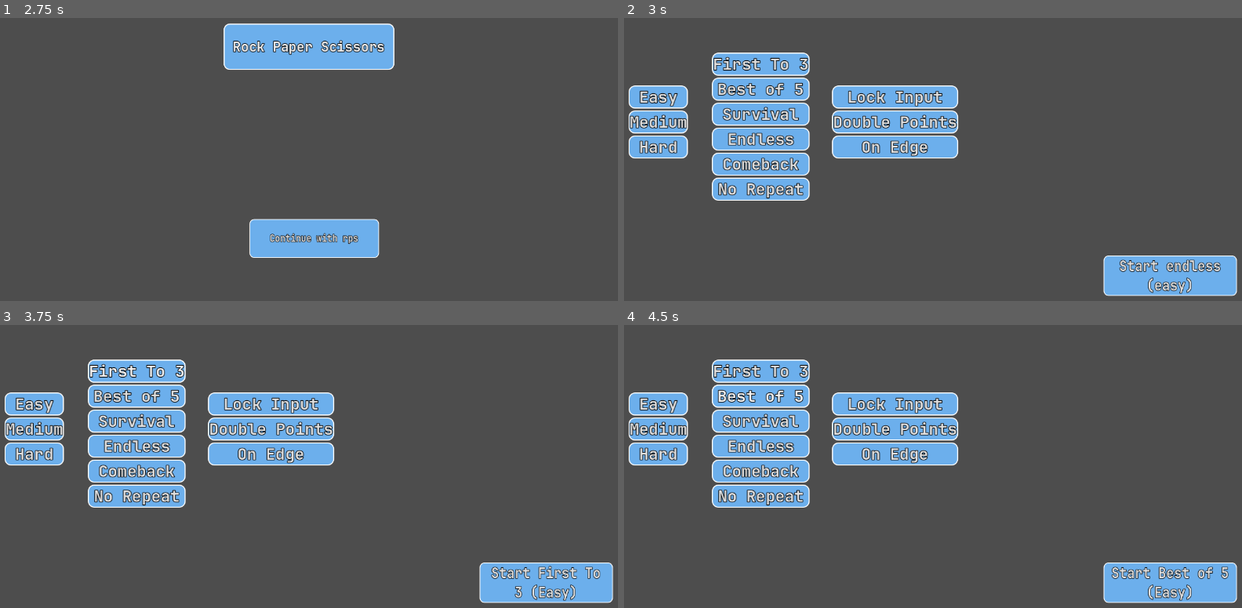
Above: before the commit, frames 1-4 (two rows, left to right).
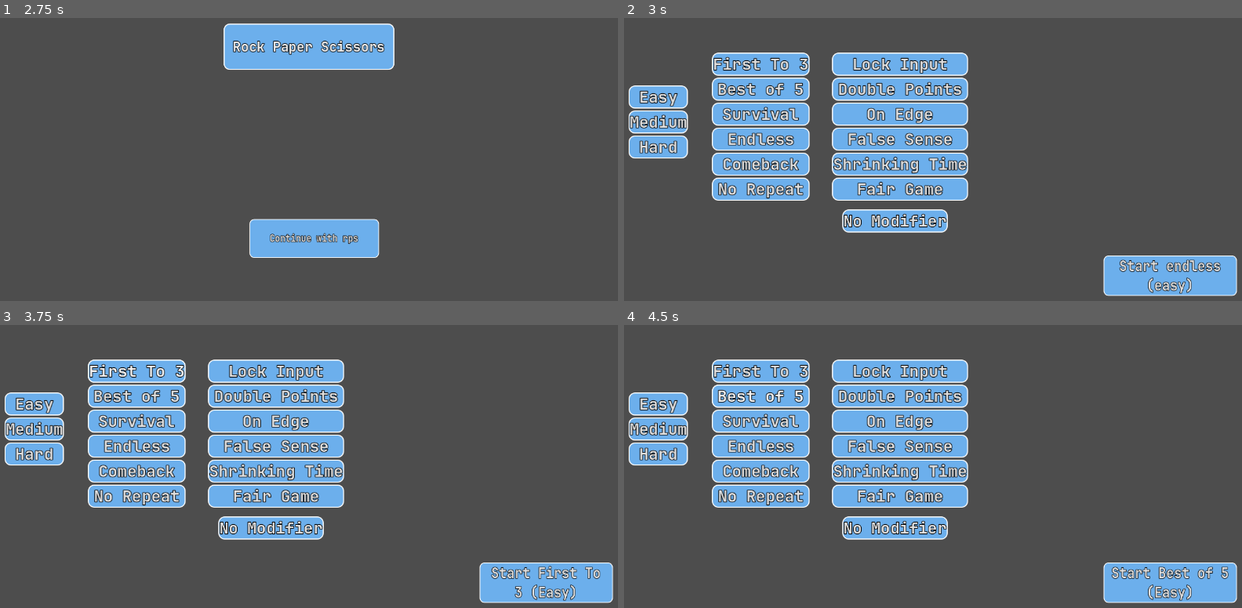
Above: after the commit, the same moments.

Repository: corporal1chicken/godot-project
Game: Godot game, scene res://world.tscn
The game is run twice, just before and just after one commit, with the same random seed, the same clock (stepped at 60 frames per second) and the same inputs.
Inputs:
- Up to frame 1 (2.75 s): click "play" at 0.5 s; click "Game Selection" at 1.25 s; click "Rock Paper Scissors" at 2 s
- Up to frame 2 (3 s): click "Continue with rps" at 2.75 s
- Up to frame 3 (3.75 s): click "First To 3" at 3.5 s
- Up to frame 4 (4.5 s): click "Best of 5" at 4.25 s

Frame 1 is identical in both runs. In frame 2, 11% of the frame differs, in the area x 33-56%, y 12-76%; in frame 3, 11%; in frame 4, 11%.

Commit message:
Small Refactor

Diff:
--- a/games/rps/helpers/ai.gd
+++ b/games/rps/helpers/ai.gd
@@ -1,14 +1,4 @@
 extends Node
-
-# Planning AI
-# 1. Choose Random Move
-# 2. Counter Last Move
-# 3. Counter Most Common In The Last 7 Moves
-# 4. Counter Random In The Last 5 Moves
-# 5. Play The Same Move As Last
-# 6. Play The Player's Last Move
-# 7. Lose To Player's Move
-# 8. Counter Player Move If Repeating More Than 3 Times
 
 @export var test_mode: bool = false
 
@@ -22,6 +12,6 @@
 	else:
 		move = MOVES.pick_random()
 
-	$"../ai_move".text = "AI picked " + move + " | your move: " + player_move
+	$"../ai_move".text = "AI picked %s against your %s" % [move, player_move]
 
 	return move
--- a/games/rps/helpers/gamemode.gd
+++ b/games/rps/helpers/gamemode.gd
@@ -1,9 +1,94 @@
 extends Node
 
-# Could likely set a current_gamemode with a match function
-# Could create gamemode start and end functions
-# i.e. comeback_start() that sets AI points to 3
+# Each gamemode has a start() and a rules() function. instead of one giant
+# if/elif statement
 
+var rules: Dictionary = {
+	"best_of" = _best_of_rules,
+	"survival" = _survival_rules,
+	"comeback" = _comeback_rules,
+	"first_to" = _first_to_rules,
+	"no_repeat" = _no_repeat_rules
+}
+
+var gamemode: Dictionary
+var modifier
+
+func _gamemode_edit(game_stats: Dictionary):
+	for key in game_stats.keys():
+		if gamemode.get(key):
+			game_stats[key] = gamemode.get(key)
+
+	return game_stats
+
+func _modifier_edit(game_stats: Dictionary):
+	if modifier != null:
+		var key = modifier.get("key")
+
+		game_stats["modifiers_active"].append(key)
+
+		if key == "double_points":
+			game_stats.points_on_win *= 2
+		elif key == "less_time":
+			game_stats.timer_length = 5
+
+	return game_stats
+
+func setup_game(default_game_stats, chosen_gamemode, chosen_modifier, chosen_difficulty) -> Dictionary:
+	var new_game_stats = default_game_stats.duplicate(true)
+
+	gamemode = chosen_gamemode
+	modifier = chosen_modifier
+
+	new_game_stats.timer_length = chosen_difficulty.timer_length
+
+	var gamemode_edit_stats = _gamemode_edit(new_game_stats)
+	var final_edit_stats = _modifier_edit(gamemode_edit_stats)
+
+	return final_edit_stats
+
+func check_rules(game_state: Dictionary) -> Array:
+	var key = gamemode.get("key")
+
+	if rules.has(key):
+		return rules[key].call(game_state)
+
+	return [false, ""]
+
+func _best_of_rules(game_state: Dictionary):
+	if game_state.rounds_played == gamemode.total_rounds:
+		return [true, "Max rounds played!"]
+
+	return [false, ""]
+
+func _survival_rules(game_state: Dictionary):
+	if game_state.current_streak == 0 and game_state.rounds_played != 0:
+		return [true, ("You lost your %d streak!" % [game_state.current_streak])]
+
+	return [false, ""]
+
+func _comeback_rules(game_state: Dictionary):
+	if game_state.rounds_played == gamemode.total_rounds:
+		return [true, "Max rounds played"]
+	else:
+		if game_state.computer_score == gamemode.max_score:
+			return [true, "AI got 7 points"]
+
+	return [false, ""]
+
+func _first_to_rules(game_state: Dictionary):
+	if game_state.player_score == gamemode.max_score or game_state.computer_score == gamemode.max_score:
+		return [true, ("%s reached %d points!" % ["You" if game_state.player_score > game_state.computer_score else "AI", gamemode.max_score])]
+
+	return [false, ""]
+
+func _no_repeat_rules(game_state: Dictionary):
+	if game_state.rounds_played > 1 and game_state.player_move == game_state.player_history[-2]:
+		return [true, ("You played %s twice in a row!" % [game_state.player_move])]
+
+	return [false, ""]
+
+"""
 var gamemode_info: Dictionary
 var modifier_info
 
@@ -64,3 +149,4 @@
 			return [true, ("You played %s twice in a row!" % [state.player_move])]
 
 	return [false, ""]
+"""
--- a/games/rps/screens/main/main.gd
+++ b/games/rps/screens/main/main.gd
@@ -1,7 +1,4 @@
 extends Control
-
-# Could have a retrieve_information so gamemode_info and difficulty_info
-# are no longer needed here
 
 @export var ai: Node
 @export var results: Node
@@ -25,6 +22,7 @@
 	player_history = [],
 
 	draws = 0,
+	losses = 0,
 	current_streak = 0,
 	best_streak = 0,
 
@@ -37,14 +35,15 @@
 	points_on_win = 1,
 	points_on_loss = 1,
 	rounds_played = 0,
-	total_playtime = 0.0
+	max_rounds = "inf",
+	total_playtime = 0.0,
+	override_timer_length = false,
+	new_timer_length = 5.0,
+
+	modifiers_active = []
 }
 
 var game_stats: Dictionary
-
-var gamemode_info: Dictionary
-var difficulty_info: Dictionary
-var modifier_info: Dictionary
 
 var game_ended = false
 
@@ -92,7 +91,7 @@
 		_on_continue_pressed()
 		$continue.grab_focus()
 	elif event.is_action_pressed("rps_overlay"):
-		$overlay.visible = not$overlay.visible
+		$overlay.visible = not $overlay.visible
 
 	pass
 
@@ -100,20 +99,15 @@
 func _on_move_pressed(move: String):
 	game_stats.player_move = move
 
-	if game_stats.get("lock_input"):
+	if game_stats.modifiers_active.has("lock_input"):
 		_toggle_moves_button(true)
-
-	pass
 
 func _on_continue_pressed():
 	_main_loop()
-
-	pass
 
 func _on_quit_pressed():
 	Signals.change_sub_screen.emit("main", "options")
 	_end_game("", false)
-	pass
 
 # Helper Functions
 func _determine_streak(outcome: String):
@@ -128,26 +122,20 @@
 
 		game_stats.current_streak = 0
 
-	pass
-
 func _update_round_text():
 	$score_count.text = "player: %d | AI: %d" % [game_stats.player_score, game_stats.computer_score]
 	$overlay/streak.text = "streak: %d\nbest: %d" % [game_stats.current_streak, game_stats.best_streak]
-	$overlay/rounds_played.text = "round\n" + str(game_stats.rounds_played) + "/" + str(gamemode_info.get("total_rounds"))
-
-	pass
+	$overlay/rounds_played.text = "round\n" + str(game_stats.rounds_played) + "/" + str(game_stats.max_rounds)
 
 func _get_winner():
 	if game_stats.player_move == "":
-		$round_end.text = "you didn't pick a move [-1 to you, +1 to AI]"
+		$round_end.text = "You didn't pick a move. [-1 to you, +1 to AI]"
 		game_stats.computer_score += game_stats.points_on_win
 		game_stats.player_score -= game_stats.points_on_loss
 	elif game_stats.player_move == game_stats.computer_move:
 		game_stats.draws += 1
 
-		# Not happy with referencing modifier_info here, will likely change
-		# to a "check_rules" in gamemode.gd for both gamemode and modifiers
-		if modifier_info.get("key") == "on_edge":
+		if game_stats.modifiers_active.has("on_edge"):
 			if randf() < 0.5:
 				$round_end.text = "Draw but you got On Edge Modifier! [-1 to you]"
 				game_stats.player_score -= 1
@@ -161,9 +149,20 @@
 		game_stats.player_score += game_stats.points_on_win
 		_determine_streak("win")
 	else:
-		$round_end.text = "you lose! " + game_stats.computer_move + " beats " + game_stats.player_move + ". [+1 to AI]"
-		game_stats.computer_score += game_stats.points_on_loss
-		_determine_streak("loss")
+		if game_stats.modifiers_active.has("fair_game"):
+			if game_stats.rounds_played > 0 and game_stats.rounds_played % 3 == 0:
+				$round_end.text = "You lost but you have Fair Game active! [+%d, +1 additional to AI]" % [game_stats.points_on_loss]
+				game_stats.computer_score += (game_stats.points_on_loss + 1)
+				game_stats.losses += 1
+				_determine_streak("loss")
+		elif game_stats.modifiers_active.has("false_sense"):
+			$round_end.text = "You lost, but you have False Sense active! Loss not counted."
+			game_stats.modifiers_active.erase("false_sense")
+		else:
+			$round_end.text = "You lost! [+%d to AI]" % [game_stats.points_on_loss]
+			game_stats.computer_score += game_stats.points_on_loss
+			game_stats.losses += 1
+			_determine_streak("loss")
 
 	if game_stats.player_move != "":
 		game_stats.player_history.append(game_stats.player_move)
@@ -187,30 +186,28 @@
 	pass
 
 func _end_round():
+	game_stats.rounds_played += 1
+
 	_get_winner()
 	_toggle_moves_button(true)
 
 	$continue.visible = true
 	$round_end.visible = true
 
-	game_stats.rounds_played += 1
-
 	if game_stats.player_move != "":
 		game_stats.played_moves[game_stats.player_move] = game_stats.played_moves.get(game_stats.player_move) + 1
 
+	if game_stats.modifiers_active.has("less_time"):
+		if game_stats.timer_length != 1:
+			game_stats.timer_length -= 0.2
+
 	_update_round_text()
 
 	pass
 
 func start_game(chosen_gamemode: Dictionary, chosen_difficulty: Dictionary, chosen_modifier):
-	gamemode_info = chosen_gamemode
-	difficulty_info = chosen_difficulty
-
-	if chosen_modifier != null:
-		modifier_info = chosen_modifier
-
-	gamemode.set_game_info(chosen_gamemode, chosen_modifier)
-	game_stats = gamemode.edit_game_stats(default_game_stats)
+
+	game_stats = gamemode.setup_game(default_game_stats, chosen_gamemode, chosen_modifier, chosen_difficulty)
 
 	_update_round_text()
 	_main_loop()
@@ -242,7 +239,7 @@
 func _main_loop():
 	_start_round()
 
-	timer.start(difficulty_info.timer_length)
+	timer.start(game_stats.timer_length)
 	await timer.timeout
 
 	game_stats.computer_move = ai.get_computer_move(game_stats.player_move)
--- a/games/rps/screens/options/options.gd
+++ b/games/rps/screens/options/options.gd
@@ -4,19 +4,19 @@
 	"easy" = {
 		"key" = "easy",
 		"text" = "Easy",
-		"rules" = "Rules:\n- 12s timer",
+		"description" = "Rules:\n- 12s timer",
 		"timer_length" = 12
 	},
 	"medium" = {
 		"key" = "medium",
 		"text" = "Medium",
-		"rules" = "Rules:\n- 8s timer",
+		"description" = "Rules:\n- 8s timer",
 		"timer_length" = 8
 	},
 	"hard" = {
 		"key" = "hard",
 		"text" = "Hard",
-		"rules" = "Rules:\n- 4s timer",
+		"description" = "Rules:\n- 4s timer",
 		"timer_length" = 4
 	}
 }
@@ -25,41 +25,41 @@
 	"first_to" = {
 		"key" = "first_to",
 		"text" = "First To 3",
-		"rules" = "Rules:\n- Infinite Rounds\n- Game ends when soeone reaches 3 points",
+		"description" = "Rules:\n- Infinite Rounds\n- Game ends when soeone reaches 3 points",
 		"total_rounds" = "inf",
 		"max_score" = 3
 	},
 	"best_of" = {
 		"key" = "best_of",
 		"text" = "Best of 5",
-		"rules" = "Rules:\n- Total of 5 Rounds",
+		"description" = "Rules:\n- Total of 5 Rounds",
 		"total_rounds" = 5
 	},
 	"survival" = {
 		"key" = "survival",
 		"text" = "Survival",
-		"rules" = "Rules:\n- Double points\n- Game ends when you lose your streak",
+		"description" = "Rules:\n- Double points\n- Game ends when you lose your streak",
 		"total_rounds" = "inf",
 		"points_on_win" = 2
 	},
 	"endless" = {
 		"key" = "endless",
 		"text" = "Endless",
-		"rules" = "Rules:\n- There are mone",
+		"description" = "Rules:\n- There are mone",
 		"total_rounds" = "inf"
 	},
 	"comeback" = {
 		"key" = "comeback",
 		"text" = "Comeback",
-		"rules" = "Rules:\n- Total is 7 Rounds\n- AI starts on 3 points\n- Game ends when someone reaches 7 points",
+		"description" = "Rules:\n- Total is 7 Rounds\n- AI starts on 3 points\n- Game ends when someone reaches 7 points",
 		"total_rounds" = 8,
 		"max_score" = 7,
-		"starting_points" = 3
+		"computer_score" = 3
 	},
 	"no_repeat" = {
 		"key" = "no_repeat",
 		"text" = "No Repeat",
-		"rules" = "Rules:\n- Infinite Rounds\n- Game ends when you play the same move twice in a row",
+		"description" = "Rules:\n- Infinite Rounds\n- Game ends when you play the same move twice in a row",
 		"total_rounds" = "inf"
 	},
 }
@@ -68,17 +68,32 @@
 	"lock_input" = {
 		"key" = "lock_input",
 		"text" = "Lock Input",
-		"rules" = "Once you pick your move, there's no switching!"
+		"description" = "Once you pick your move, there's no switching!"
 	},
 	"double_points" = {
 		"key" = "double_points",
 		"text" = "Double Points",
-		"rules" = "+2 for every win"
+		"description" = "+2 for every win."
 	},
 	"on_edge" = {
 		"key" = "on_edge",
 		"text" = "On Edge",
-		"rules" = "Every draw yields a 50% chance to lose 1 point"
+		"description" = "Every draw yields a 50% chance to lose 1 point."
+	},
+	"false_sense" = {
+		"key" = "false_sense",
+		"text" = "False Sense",
+		"description" = "Your first loss doesn't count!"
+	},
+	"less_time" = {
+		"key" = "less_time",
+		"text" = "Shrinking Time",
+		"description" = "The timer starts at 5s and decreases by -0.2s every round, down to 1s!"
+	},
+	"fair_game" = {
+		"key" = "fair_game",
+		"text" = "Fair Game",
+		"description" = "AI will get 1 point every 3 rounds"
 	}
 }
 
@@ -90,7 +105,7 @@
 	for key in gamemode_config.keys():
 		var button = _create_button(
 			gamemode_config[key].key,
-			gamemode_config[key].rules,
+			gamemode_config[key].description,
 			gamemode_config[key].text,
 			$gamemodes
 		)
@@ -100,7 +115,7 @@
 	for key in difficulty_config.keys():
 		var button = _create_button(
 			difficulty_config[key].key,
-			difficulty_config[key].rules,
+			difficulty_config[key].description,
 			difficulty_config[key].text,
 			$difficulties
 		)
@@ -110,7 +125,7 @@
 	for key in modifier_config.keys():
 		var button = _create_button(
 			modifier_config[key].key,
-			modifier_config[key].rules,
+			modifier_config[key].description,
 			modifier_config[key].text,
 			$modifiers
 		)
@@ -140,6 +155,9 @@
 
 	$start.text = "Start " + gamemode_config.get(chosen_gamemode).text + " (" + difficulty_config.get(chosen_difficulty).text + ")"
 
+func _on_no_modifier_pressed():
+	chosen_modifier = ""
+
 func get_selected_options() -> Dictionary:
 	return {
 		difficulty = difficulty_config[chosen_difficulty],
--- a/games/rps/screens/options/options.tscn
+++ b/games/rps/screens/options/options.tscn
@@ -91,3 +91,21 @@
 theme_override_styles/focus = ExtResource("6_7pns4")
 text = "Start endless (easy)"
 autowrap_mode = 3
+
+[node name="no_modifier" type="Button" parent="."]
+layout_mode = 0
+offset_left = 454.0
+offset_top = 530.0
+offset_right = 669.0
+offset_bottom = 577.0
+tooltip_text = "Rules:
+- Total of 5 Rounds"
+theme_override_constants/outline_size = 5
+theme_override_font_sizes/font_size = 32
+theme_override_styles/normal = ExtResource("3_7pfc7")
+theme_override_styles/pressed = ExtResource("4_p5u1t")
+theme_override_styles/hover = ExtResource("5_jlsk3")
+theme_override_styles/focus = ExtResource("6_7pns4")
+text = "No Modifier"
+
+[connection signal="pressed" from="no_modifier" to="." method="_on_no_modifier_pressed"]
--- a/scenes/ui_contoller/ui_contoller.gd
+++ b/scenes/ui_contoller/ui_contoller.gd
@@ -1,18 +1,8 @@
 extends Node
 
-# Next Feature:
-# - Achievements
-# - Second Minigame (Calibration Style, get a question and quickly give answer)
-
 # Bugs/To Do
-# - [✓] Some UI not changed
-# - [✓] Results screen is broken
-# - [✓] Quit button for midgame
-# - [✓] Overlay for details on what you're playing (mode, difficulty, modifier)
-# - [✓] Capitalisation for some buttons
-# - [] If the pause menu is closed, whilst the control is open, bugs out
-# - [] Could differentiate focus/pressed styles for buttons better
-# - [] Rock Paper Scissors AI
+# - False Sense modifier is probably broken
+# - Rounds counter doesn't reflect actual stats
 
 @onready var canvas_layer: CanvasLayer = $CanvasLayer
 @onready var pause_menu: CanvasLayer = $pause
Not shown, changed: README.md
